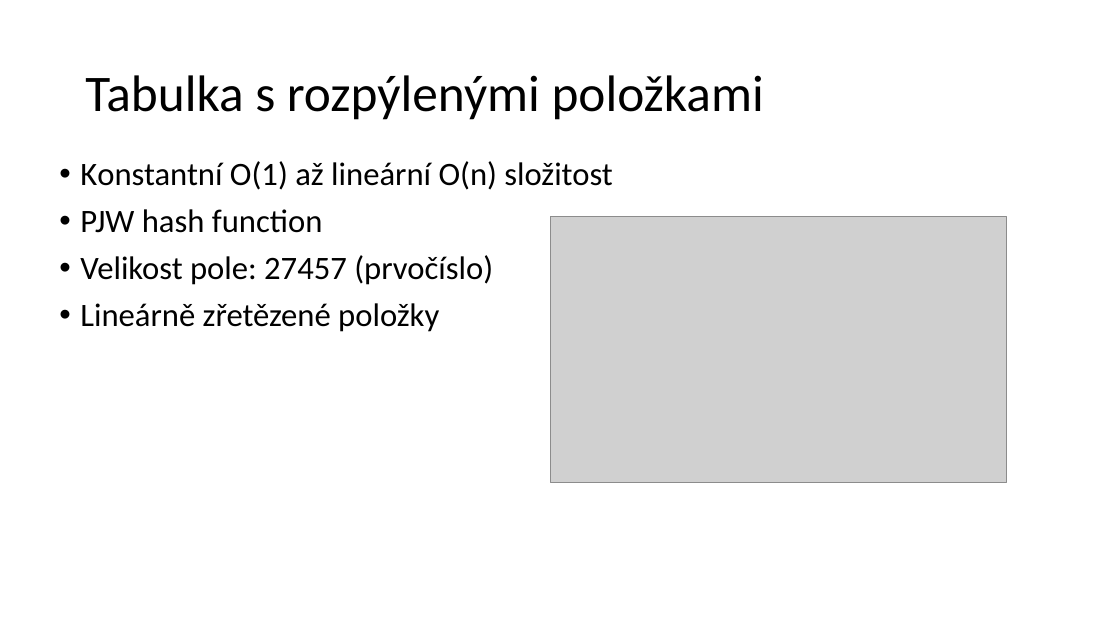
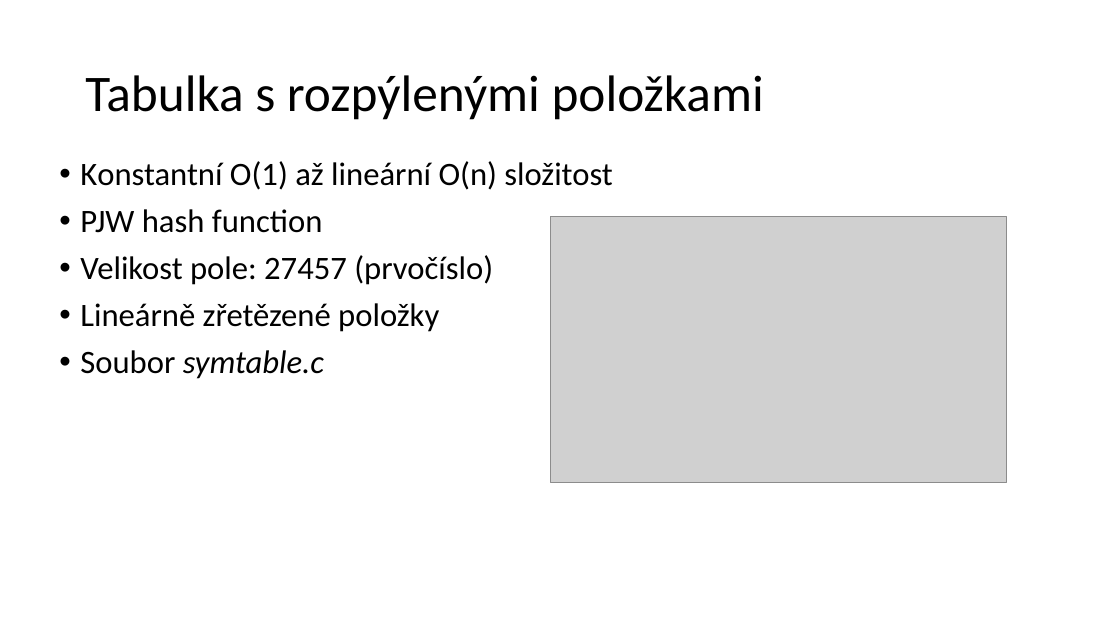
Before and after one commit to poli-cz/VUT-IFJ, a slide deck: slide 11 of obhajoba_ready/Formální jazyky a překladače.pptm. Drawn at 1120x630 pixels with LibreOffice and Linux fonts; fonts in the diff are those of the drawing; grey boxes stand for pictures. Boxes give left, top, right and bottom in pixels: in the first picture for what was removed or moved away, otherwise in the second. Text is boxed around its words. In the diff, an @@ line names an element or a change of style, - is before the commit and + after.

```diff
--- a/obhajoba_ready/Formální jazyky a překladače.pptm
+++ b/obhajoba_ready/Formální jazyky a překladače.pptm
@@ text at [80,350,324,379]: paragraph added @@
+• Soubor symtable.c
```
Also in this commit, not shown: 1 other slide changed, 1 other file.
